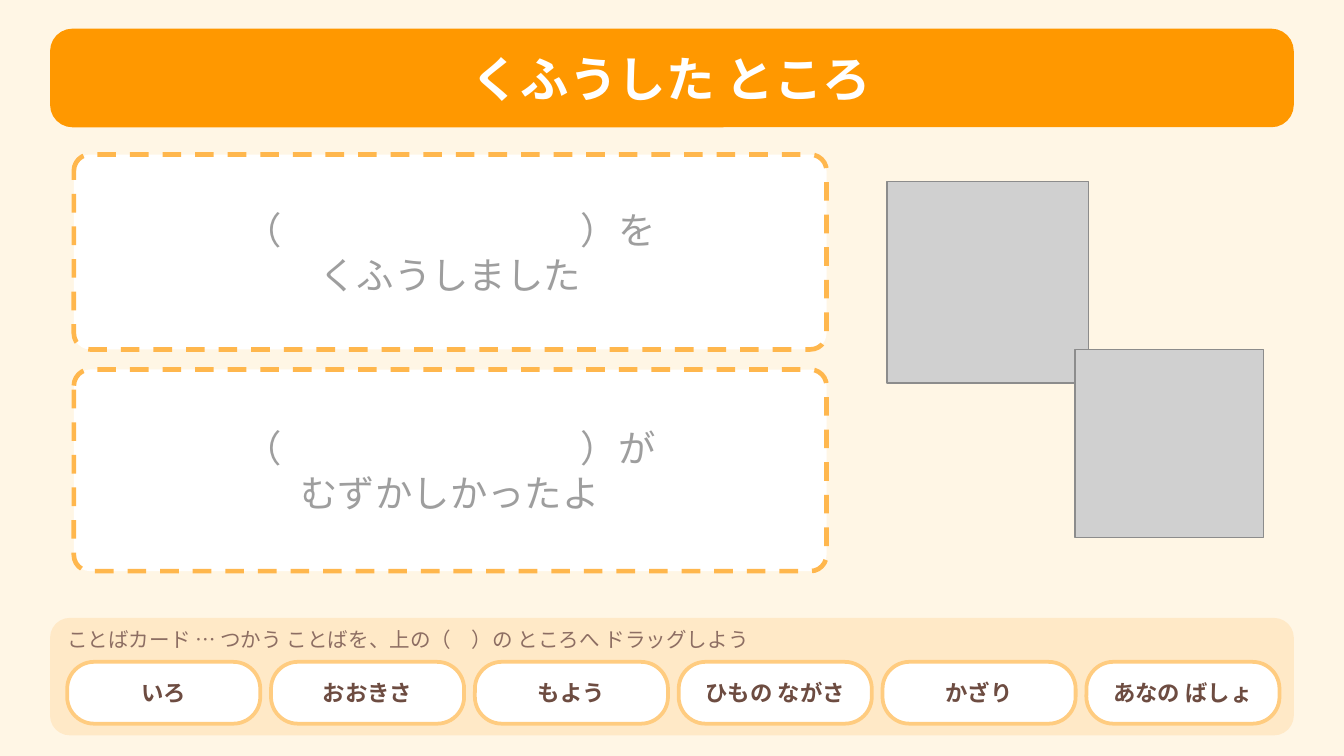
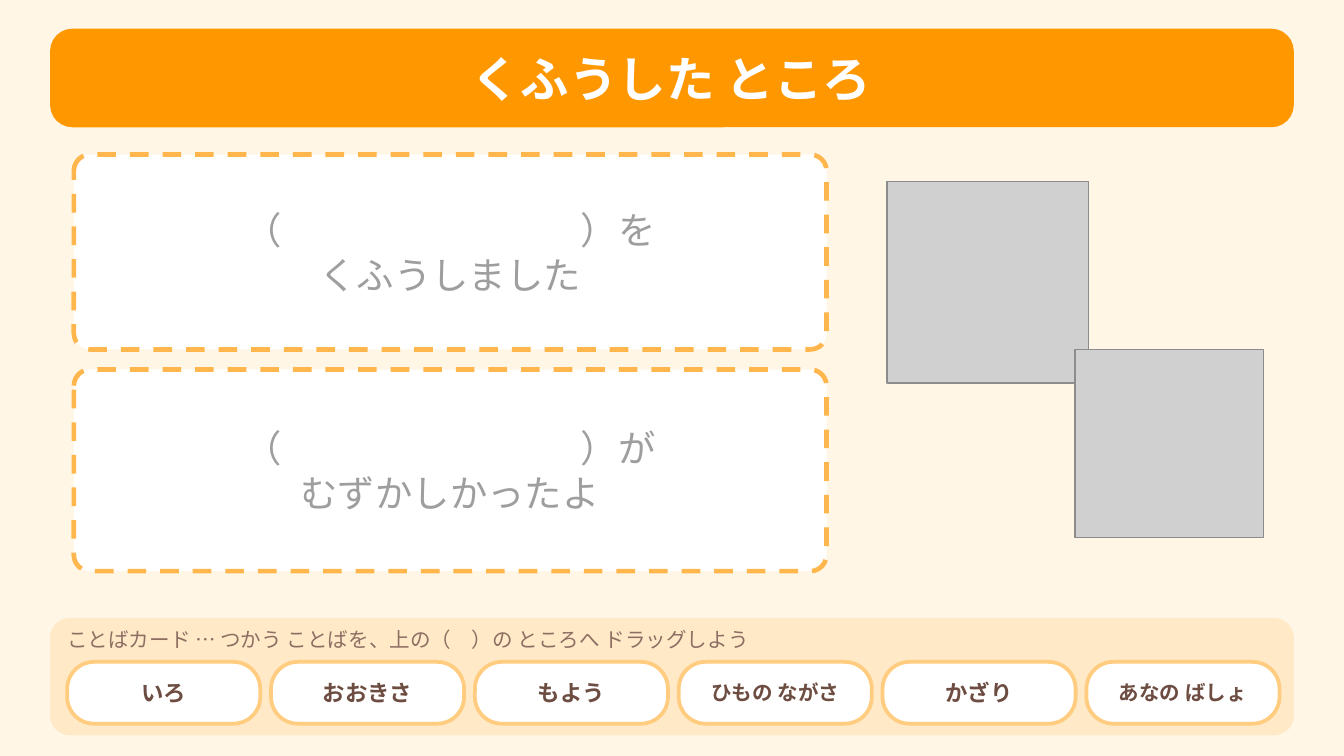
Before and after one commit to Erica-sensei/happyo-maker, a slide deck: slide 11 of canva/aki-omocha-template.pptx (slide 7 before the commit). Drawn at 1344x756 pixels with LibreOffice and Linux fonts; fonts in the diff are those of the drawing; grey boxes stand for pictures. Boxes give left, top, right and bottom in pixels: in the first picture for what was removed or moved away, otherwise in the second. Text is boxed around its words. In the diff, an @@ line names an element or a change of style, - is before the commit and + after.

```diff
--- a/canva/aki-omocha-template.pptx
+++ b/canva/aki-omocha-template.pptx
@@ text "ひもの ながさ" at box(711, 682, 839, 702): size 12 to 11 pt @@
@@ text "あなの ばしょ" at box(1119, 683, 1247, 702): size 12 to 11 pt @@
```
Also in this commit, not shown: 4 other slides changed, 4 slides added, 4 other files.
